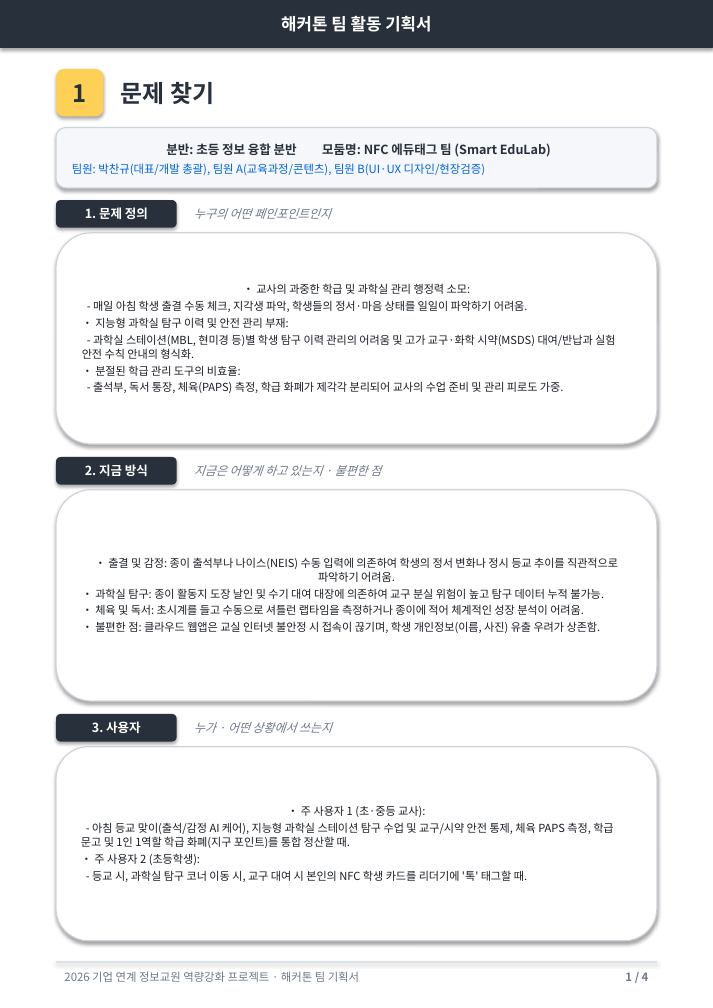
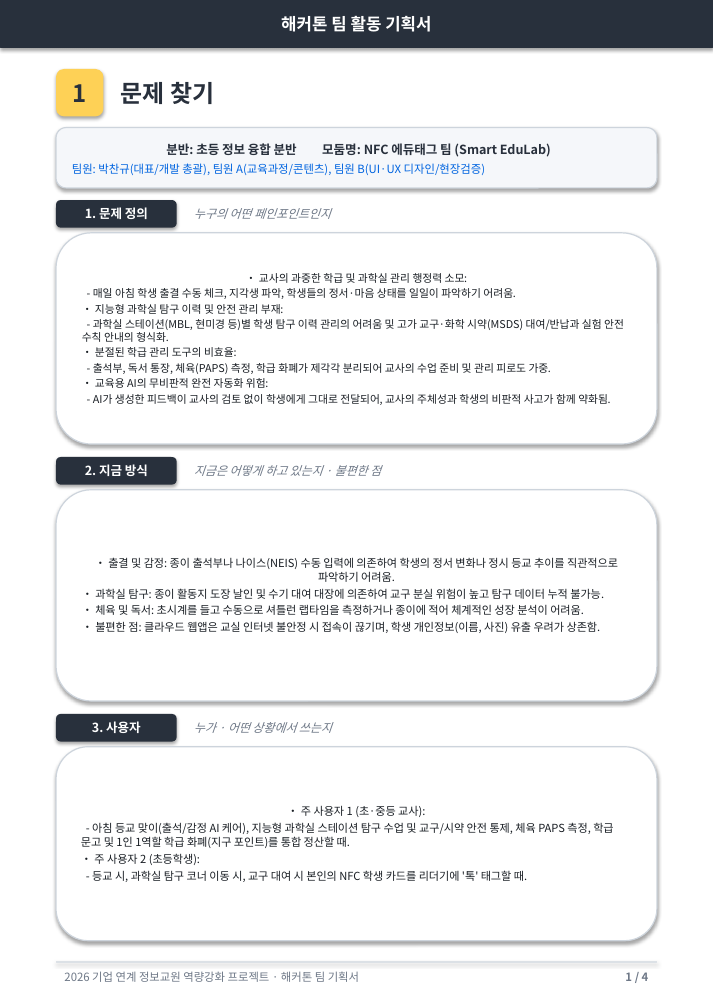
Before and after one commit to kfcman21/nfc-attendance, a slide deck: slide 1 of (완성본)해커톤_팀_활동_기획서_NFC에듀태그.pptx. Drawn at 713x1008 pixels with LibreOffice and Linux fonts; fonts in the diff are those of the drawing. Boxes give left, top, right and bottom in pixels: in the first picture for what was removed or moved away, otherwise in the second. Text is boxed around its words. In the diff, an @@ line names an element or a change of style, - is before the commit and + after.

```diff
--- a/(완성본)해커톤_팀_활동_기획서_NFC에듀태그.pptx
+++ b/(완성본)해커톤_팀_활동_기획서_NFC에듀태그.pptx
@@ text in rounded rectangle at box(82, 273, 624, 374): size 9.3 to 9 pt in "• 교사의 과중한 학급 및 과학실 관리 ...", "- 매일 아침 학생 출결 수동 체크, ...", "• 지능형 과학실 탐구 이력 및 안전 ...", "- 과학실 스테이션(MBL, 현미경 등)별 학생 탐구 ..." and 2 more places; less space between paragraphs @@
@@ text in rounded rectangle at box(93, 378, 610, 405): paragraphs added @@
+• 교육용 AI의 무비판적 완전 자동화 위험:
+- AI가 생성한 피드백이 교사의 검토 없이 학생에게 그대로 전달되어, 교사의 주체성과 학생의 비판적 사고가 함께 약화됨.
```
Also in this commit, not shown: 3 other slides changed, 3 other files.
